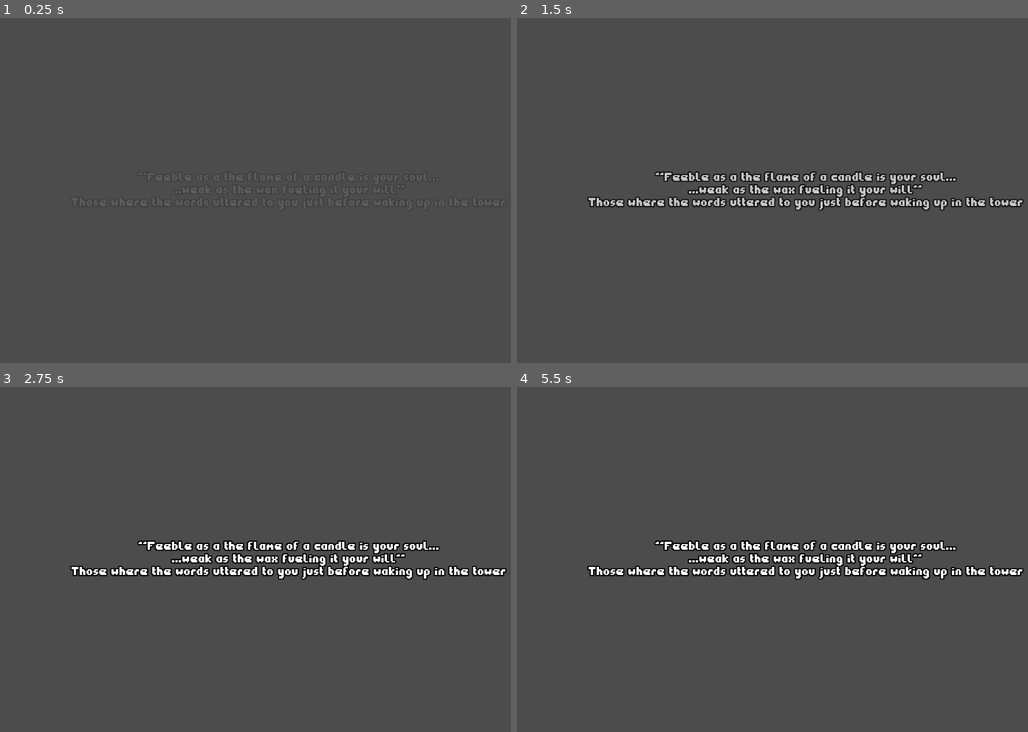
Above: before the commit, frames 1-4 (two rows, left to right).
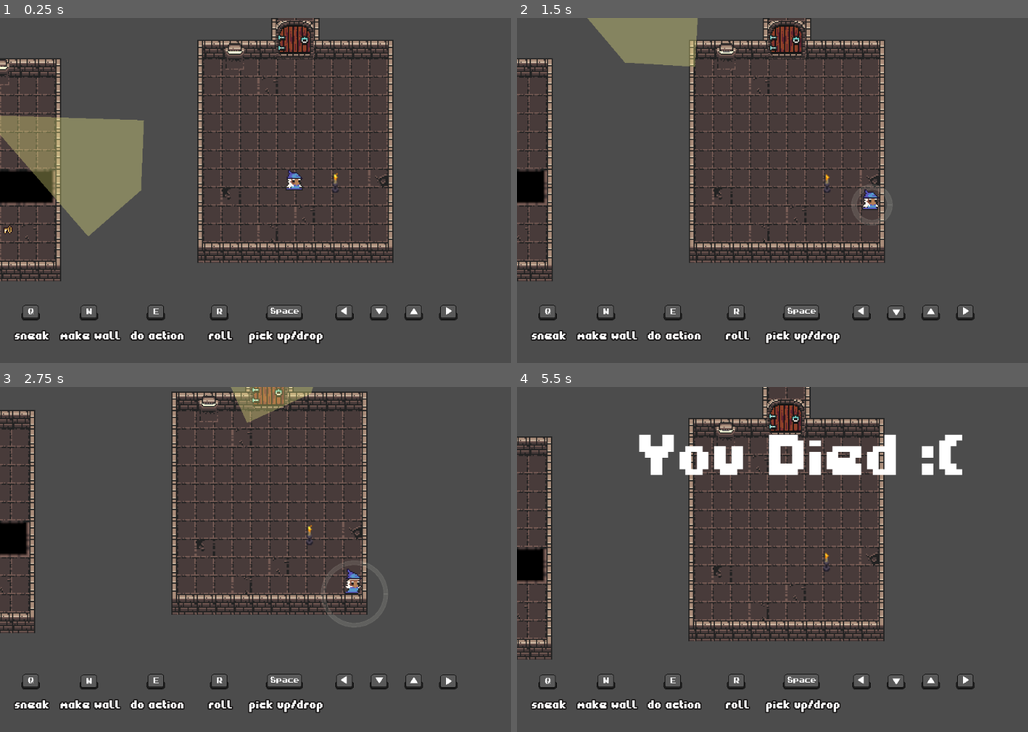
Above: after the commit, the same moments.

Repository: BadInheritance/ld46_souls_afire
Game: Godot game, scene res://scenes/Main.tscn
Same seed, same stepped clock (60 frames per second), same inputs: the game is played once before the commit and once after it.
Inputs:
- Up to frame 1 (0.25 s): no input
- Up to frame 2 (1.5 s): hold Right (player_right) 0.53-1.28 s; hold Shift (player_run) 0.53-1.28 s; hold Down (player_down) from 1.28 s (still down); tap E (player_action) at 1.35 s
- Up to frame 3 (2.75 s): tap Shift (player_run) at 1.55, 2.3 s; release Down (player_down) at 2.03 s; hold Right (player_right) from 2.03 s (still down); hold W (player_create_wall) from 2.03 s (still down)
- Up to frame 4 (5.5 s): release Right (player_right) at 2.78 s; release W (player_create_wall) at 2.78 s; hold Up (player_up) 2.78-3.53 s; tap Space (player_pickup_toggle) at 2.85 s; tap Shift (player_run) at 3.05, 4.35, 5.3 s; hold Shift (player_run) 3.53-4.28 s; hold 1 (debug_show_candle_time_left) 3.53-5.03 s; tap R (player_roll) at 3.6 s; tap 3 (debug_godmode) at 4.15 s; tap 0 (debug_kill_player) at 4.9 s; hold Down (player_down) from 5.03 s (still down); hold Q (player_sneak) from 5.03 s (still down)

The runs differ from the first frame. In frame 1, 19% of the frame differs, in the area x 0-90%, y 0-95%; in frame 2, 17%; in frame 3, 15%; in frame 4, 19%.

Commit message:
disable_debug_stuff_in_release_build

Diff:
--- a/prefabs/enemy1.tscn
+++ b/prefabs/enemy1.tscn
@@ -50,6 +50,7 @@
 scale = Vector2( 0.851005, 0.9054 )
 frames = SubResource( 2 )
 animation = "idle"
+frame = 3
 playing = true
 
 [node name="Fallable" parent="." instance=ExtResource( 3 )]
@@ -69,6 +70,7 @@
 autostart = true
 
 [node name="Line2D" type="Line2D" parent="."]
+points = PoolVector2Array( -0.0351715, 19.5498 )
 
 [node name="waypoint_sprite" type="Sprite" parent="."]
 texture = ExtResource( 13 )
--- a/scenes/Main.tscn
+++ b/scenes/Main.tscn
@@ -5,5 +5,6 @@
 [node name="Node2D" type="Node2D"]
 
 [node name="Intro" parent="." instance=ExtResource( 2 )]
+visible = false
 
 [node name="Main menu (placeholder)" type="Node2D" parent="."]
--- a/scripts/HUD.gd
+++ b/scripts/HUD.gd
@@ -3,7 +3,7 @@
 signal candle_die
 
 func _process(_delta):
-	if Input.is_action_pressed("debug_show_candle_time_left"):
+	if Input.is_action_pressed("debug_show_candle_time_left") && OS.is_debug_build():
 		find_node("hud_candle_time_left").visible = !find_node("hud_candle_time_left").visible
 
 
--- a/scripts/Intro.gd
+++ b/scripts/Intro.gd
@@ -4,29 +4,40 @@
 
 onready var timer = $SlideTimer
 onready var current_slide_index = 0
-onready var slides_fadein = [$Slide1/FadeIn, $Slide2/FadeIn, $Slide3/FadeIn, $Slide4/FadeIn, $Slide5/FadeIn]
-onready var slides_fadeout = [$Slide1/FadeOut, $Slide2/FadeOut, $Slide3/FadeOut, $Slide4/FadeOut, $Slide5/FadeOut]
+onready var slides_fadein = [
+	$Slide1/FadeIn, $Slide2/FadeIn, $Slide3/FadeIn, $Slide4/FadeIn, $Slide5/FadeIn
+]
+onready var slides_fadeout = [
+	$Slide1/FadeOut, $Slide2/FadeOut, $Slide3/FadeOut, $Slide4/FadeOut, $Slide5/FadeOut
+]
 onready var intro_done = false
 
+
 func _ready():
-	timer.start()
-	slides_fadein[current_slide_index].play("FadeIn")
-	yield(slides_fadein[current_slide_index], "animation_finished")
+	if OS.is_debug_build():
+		intro_done = true
+	else:
+		timer.start()
+		slides_fadein[current_slide_index].play("FadeIn")
+		yield(slides_fadein[current_slide_index], "animation_finished")
+
 
 func _process(delta):
 	if not intro_done:
 		if timer.is_stopped():
-			if  current_slide_index < slides_fadein.size()-1:
+			if current_slide_index < slides_fadein.size() - 1:
 				_change_slide()
 				timer.start()
 			else:
 				intro_done = true
 				slides_fadeout[current_slide_index].play("FadeOut")
 				yield(slides_fadeout[current_slide_index], "animation_finished")
-				var game_manager_scene = load(game_manager_path)
-				var game_manager = game_manager_scene.instance()
-				get_parent().add_child(game_manager)
-				queue_free()
+	if intro_done:
+		var game_manager_scene = load(game_manager_path)
+		var game_manager = game_manager_scene.instance()
+		get_parent().add_child(game_manager)
+		queue_free()
+
 
 func _change_slide():
 	slides_fadeout[current_slide_index].play("FadeOut")
--- a/scripts/characters/enemy.gd
+++ b/scripts/characters/enemy.gd
@@ -32,7 +32,13 @@
 		elif currentState == ENEMY_STATE.BLOWING_CANDLE:
 			_process_blowing_candle(delta)
 
-
+func _ready():
+	if ! OS.is_debug_build():
+		$sight_area.set_visible(false)
+		$waypoint_sprite.set_visible(false)
+		$target_sprite.set_visible(false)
+		$Line2D.set_visible(false)
+		$sight_raycast.get_node("raycast viewer").set_visible(false)
 
 var angle_rotation_progress = 0.0
 var seek_target: Node2D = null
--- a/scripts/characters/player.gd
+++ b/scripts/characters/player.gd
@@ -89,10 +89,10 @@
 
 
 func process_debug():
-	if Input.is_action_just_pressed("debug_kill_player"):
+	if Input.is_action_just_pressed("debug_kill_player") && OS.is_debug_build():
 		alive = false
 		start_fall_animation()
-	if Input.is_action_just_pressed("debug_godmode"):
+	if Input.is_action_just_pressed("debug_godmode") && OS.is_debug_build():
 		set_godmode(!is_godmode_on())
 
 
@@ -171,7 +171,7 @@
 		var speed = walkingSpeed
 		activeSoundTimer = walkingTimer
 		activeSound = walkingSound
-		if Input.is_action_pressed("player_run"):
+		if Input.is_action_pressed("player_run") && OS.is_debug_build():
 			speed = runningSpeed
 			activeSoundTimer = runningTimer
 			activeSound = runningSound
@@ -213,7 +213,7 @@
 		if soundTimer.is_stopped():
 			activeSound.play()
 			soundTimer.start(activeSoundTimer)
-		if Input.is_action_pressed("player_run"):
+		if Input.is_action_pressed("player_run") && OS.is_debug_build():
 			$steps_timer.wait_time = runningStepInterval
 		else:
 			$steps_timer.wait_time = walkingStepInterval
@@ -235,7 +235,7 @@
 
 	if Input.is_action_pressed("player_sneak"):
 		node.soundRadius = sneakingSoundRadius
-	elif Input.is_action_pressed("player_run"):
+	elif Input.is_action_pressed("player_run") && OS.is_debug_build():
 		node.soundRadius = runningSoundRadius
 	else:
 		node.soundRadius = walkingSoundRadius
--- a/scripts/items/Candle.gd
+++ b/scripts/items/Candle.gd
@@ -60,7 +60,7 @@
 func _process(_delta):
 	emit_signal("candle_time_left", timer.time_left)
 
-	if Input.is_action_pressed("debug_pause_candle"):
+	if Input.is_action_pressed("debug_pause_candle") && OS.is_debug_build():
 		timer.paused = !timer.paused
 
 	if is_burning:
